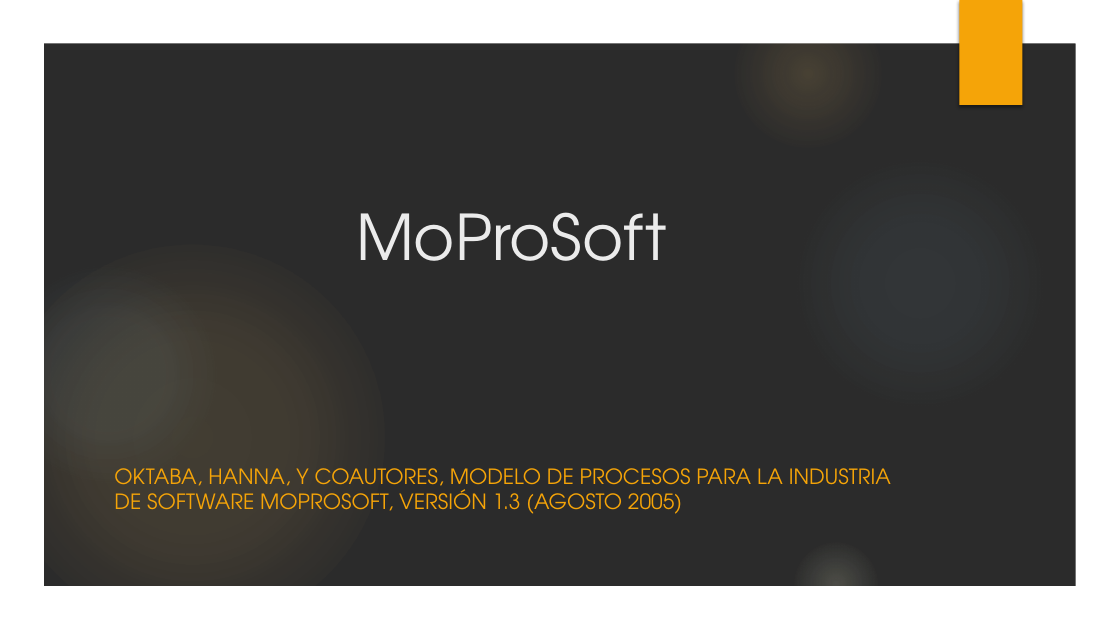
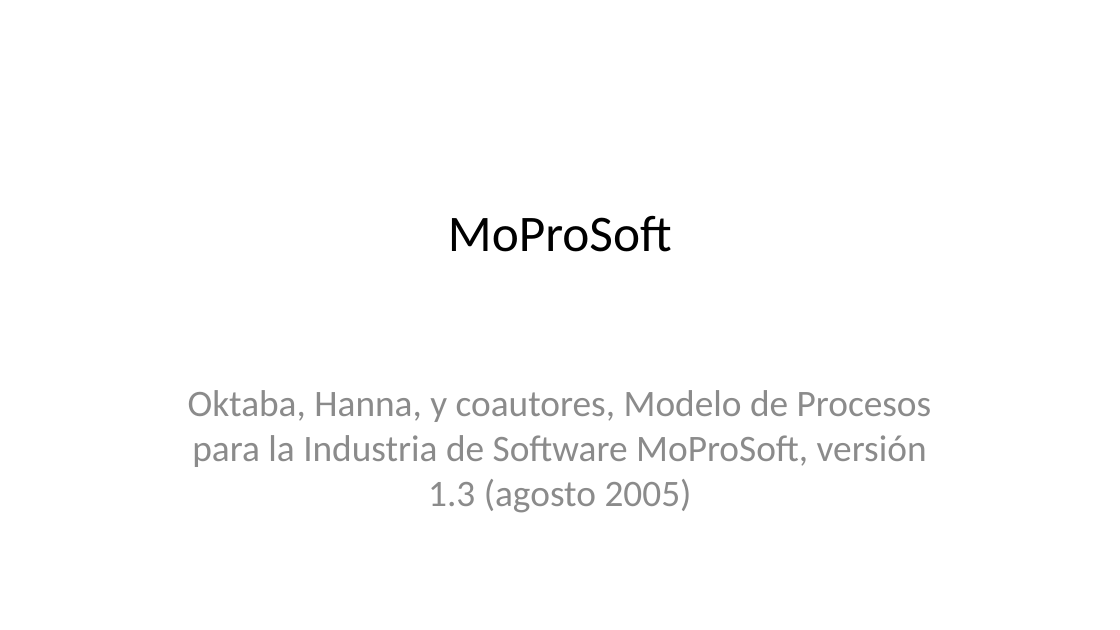
Before and after one commit to JulianAguilar/Equipo6AdminProy, a slide deck: slide 1 of Clase/Exposiciones/MoProSoft.pptx. Drawn at 1120x630 pixels with LibreOffice and Linux fonts; fonts in the diff are those of the drawing; background and template pictures are left out; a plain dark background stands for a picture behind light text. Boxes give left, top, right and bottom in pixels: in the first picture for what was removed or moved away, otherwise in the second. Text is boxed around its words. In the diff, an @@ line names an element or a change of style, - is before the commit and + after.

Commit message:
Documentacion para entrega Final

```diff
--- a/Clase/Exposiciones/MoProSoft.pptx
+++ b/Clase/Exposiciones/MoProSoft.pptx
@@ background picture (left out) to #FFFFFF @@
@@ group removed at (x1=0, y1=0, x2=1120, y2=630): 6 ellipses, 1 freeform shape @@
@@ rectangle removed at (x1=960, y1=0, x2=1023, y2=105) @@
@@ title "MoProSoft" moved from (x1=356, y1=212, x2=667, y2=261) to (x1=448, y1=215, x2=672, y2=252) @@
@@ title "MoProSoft" at (x1=448, y1=215, x2=672, y2=252): size 54 to 44 pt, font TeX Gyre Adventor to Calibri, text colour #EBEBEB to #000000 @@
@@ subtitle at (x1=188, y1=390, x2=932, y2=513): text changed; size 18 to 32 pt; font TeX Gyre Adventor to Calibri; text colour #F5A408 to #8C8C8C @@
-OKTABA, HANNA, Y COAUTORES, MODELO DE PROCESOS PARA LA INDUSTRIA DE SOFTWARE MOPROSOFT, VERSIÓN 1.3 (AGOSTO 2005)
+Oktaba, Hanna, y coautores, Modelo de Procesos para la Industria de Software MoProSoft, versión 1.3 (agosto 2005)
```
Also in this commit, not shown: 13 other slides changed, 5 other files.
